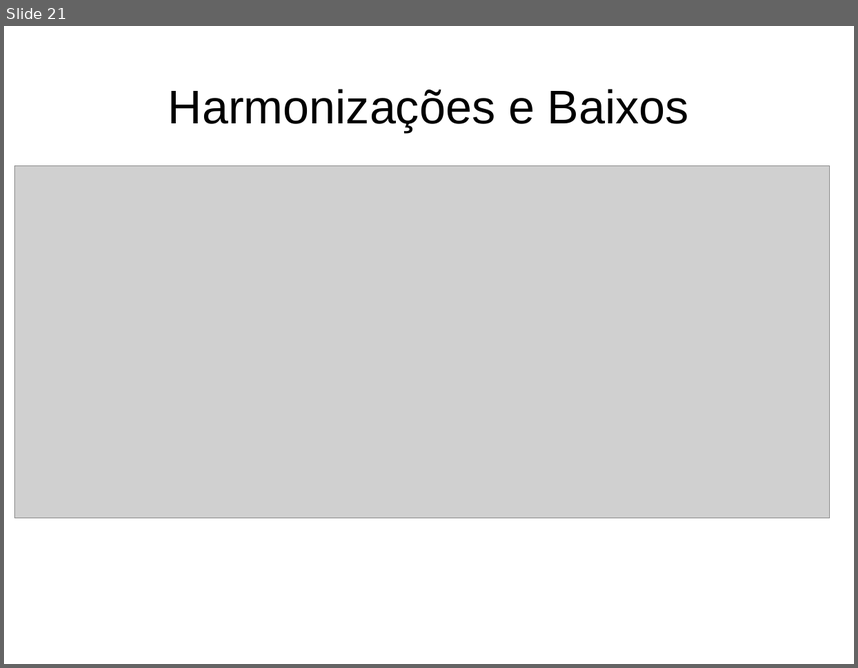
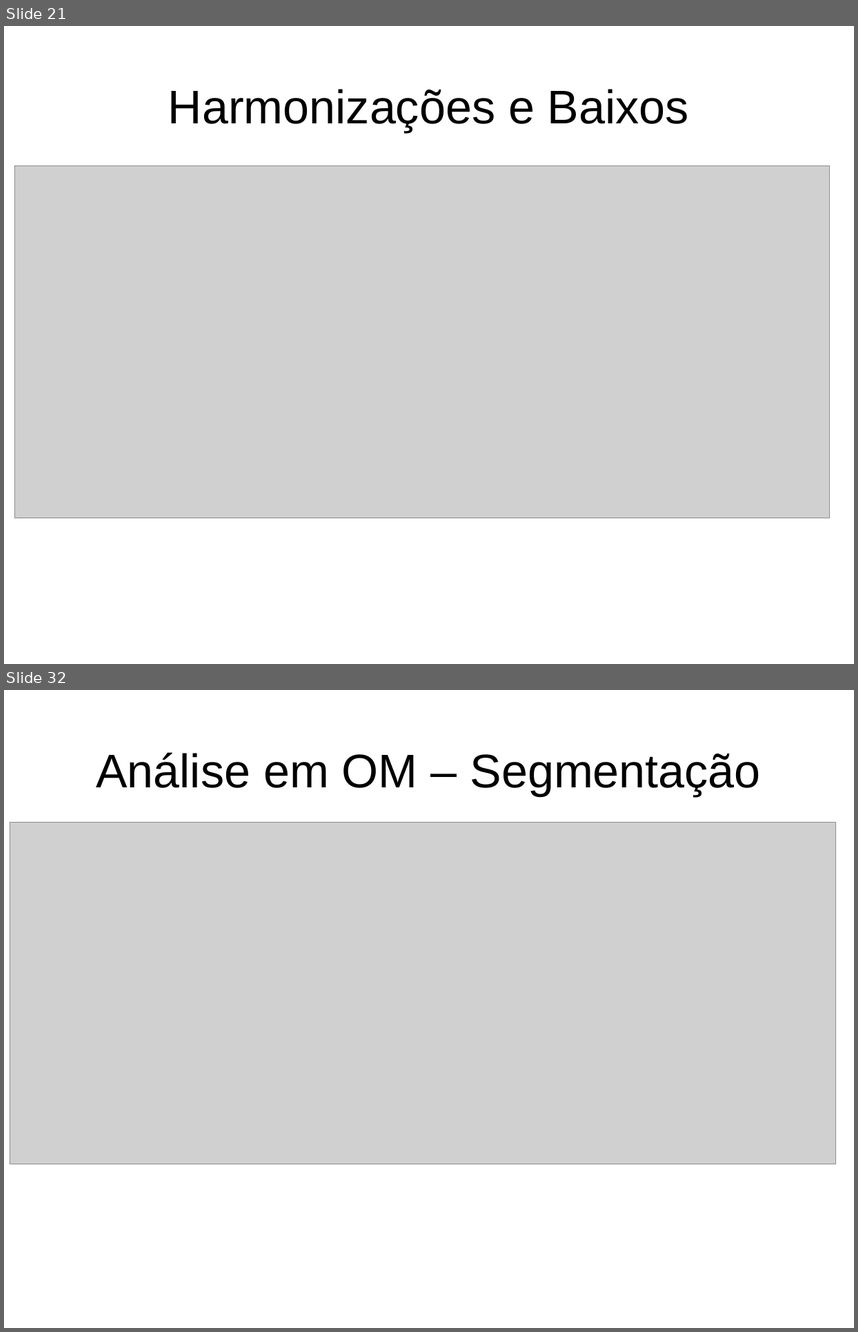
Before and after one commit to glerm/luteria, a slide deck: slides/banca.odp. Shown one above the other, each under a label of ours: slide 21 before the commit, slides 21 and 32 after it; the slides between them are not shown. The pictures are 858x668 and 858x1332 pixels, drawn with LibreOffice and Linux fonts; fonts in the diff are those of the drawing; grey boxes stand for pictures. Boxes give left, top, right and bottom in pixels: in the first picture for what was removed or moved away, otherwise in the second. Text is boxed around its words. In the diff, an @@ line names an element or a change of style, - is before the commit and + after.

```diff
--- a/slides/banca.odp
+++ b/slides/banca.odp
@@ slide 32 added at (4,690,854,1328), background #FFFFFF @@
@@ title added at (96,752,761,796), 44 pt, text #000000 @@
+Análise em OM – Segmentação
@@ picture added at (10,822,836,1165) @@
```
Also in this commit, not shown: 19 other slides added, 2 other files.
